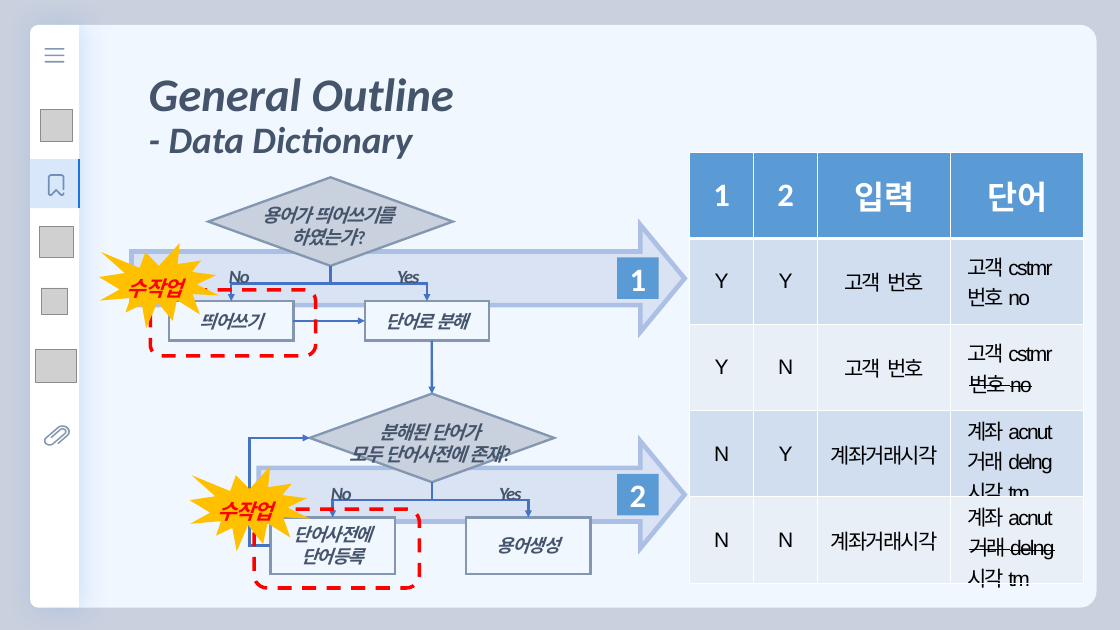
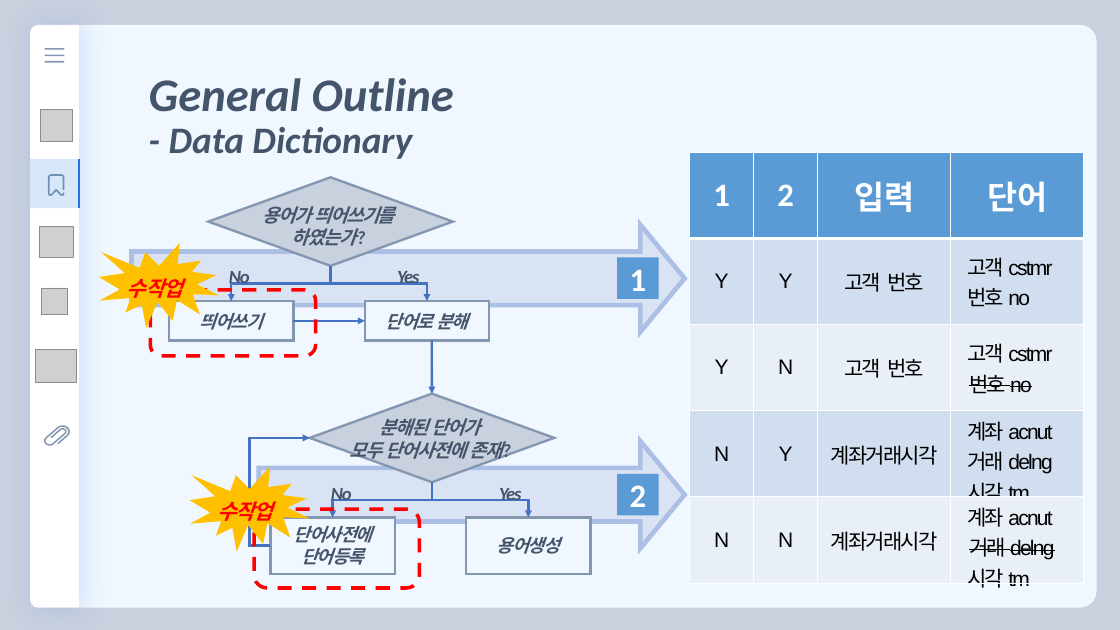
Before and after one commit to florentious/AutoGenerating_VariableName, a slide deck: slide 9 of Text/Presentation/presentation_ver3.pptx. Drawn at 1120x630 pixels with LibreOffice and Linux fonts; fonts in the diff are those of the drawing; grey boxes stand for pictures. Boxes give left, top, right and bottom in pixels: in the first picture for what was removed or moved away, otherwise in the second. Text is boxed around its words. In the diff, an @@ line names an element or a change of style, - is before the commit and + after.

```diff
--- a/Text/Presentation/presentation_ver3.pptx
+++ b/Text/Presentation/presentation_ver3.pptx
@@ text "분해된 단어가": place and size @@
-text "분해된 단어가" at [380, 423, 480, 441]
+text "분해된 단어가" at [380, 418, 480, 436]
@@ text "모두 단어사전에 존재?": place and size @@
-text "모두 단어사전에 존재?" at [349, 445, 502, 468]
+text "모두 단어사전에 존재?" at [349, 441, 502, 463]
```
Also in this commit, not shown: 2 other slides changed, 5 other files.
